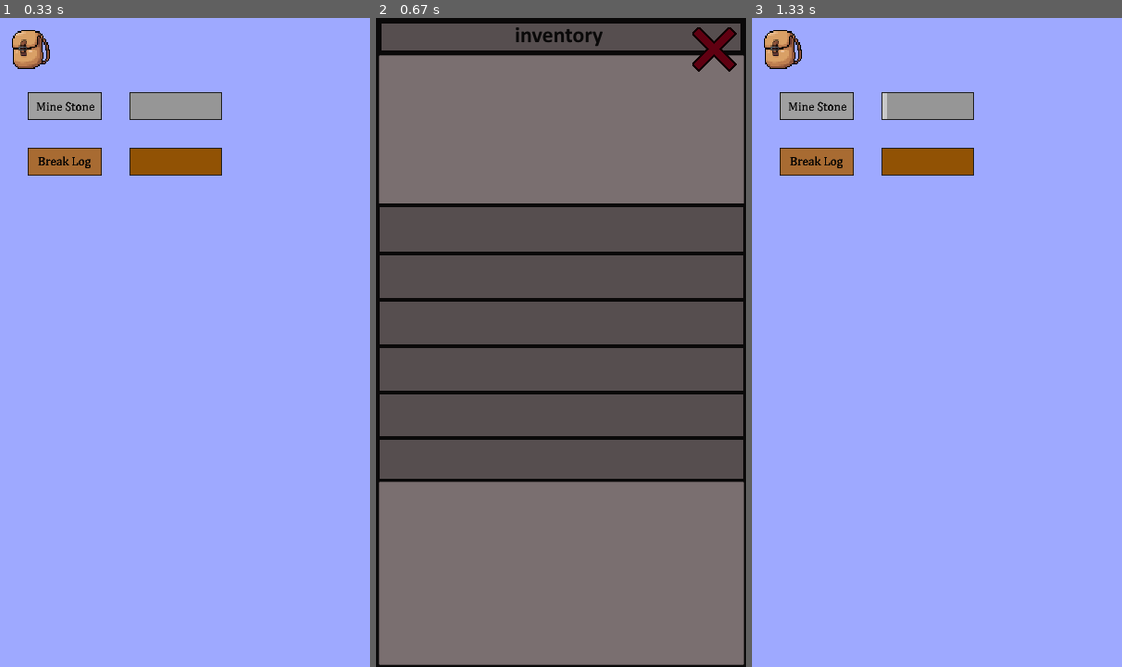
Above: before the commit, frames 1-3 (left to right).
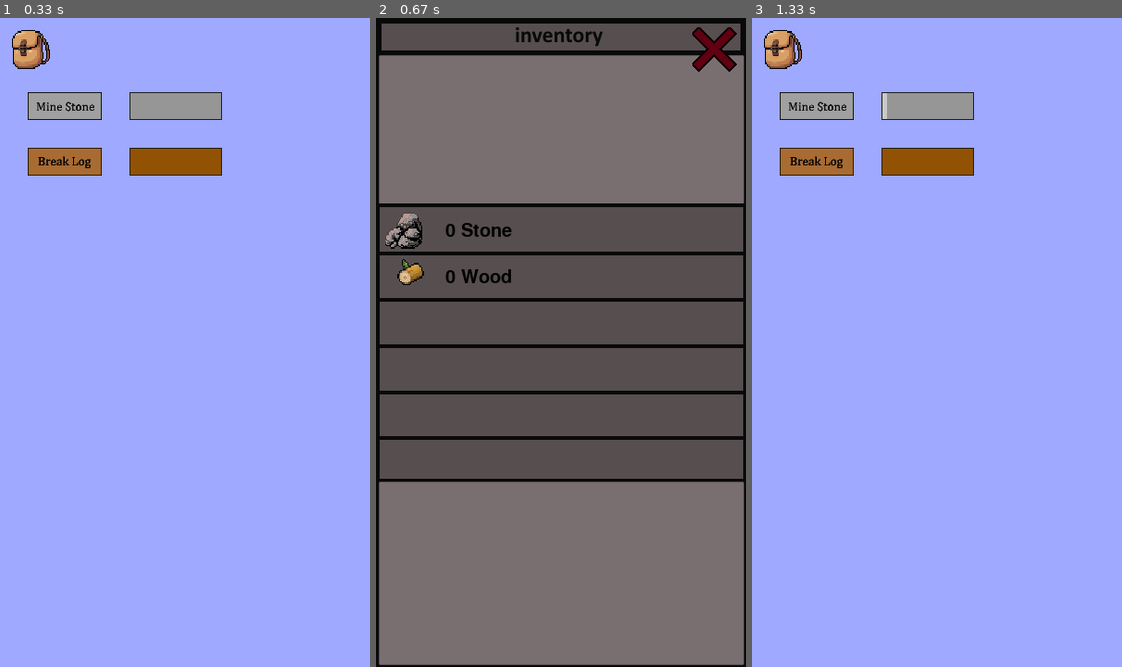
Above: after the commit, the same moments.

Repository: bry-ce/incrementalgame
Game: pygame game, started from clicker.py
Same seed, same stepped clock (60 frames per second), same inputs: the game is played once before the commit and once after it.
Inputs (mouse positions are in pixels of both pictures, inside the frame that each line leads up to):
- Up to frame 1 (0.33 s): no input
- Up to frame 2 (0.67 s): click (405, 50) at 0.4 s
- Up to frame 3 (1.33 s): click (1092, 50) at 0.73 s; click (818, 108) at 1.07 s

Frame 1 is identical in both runs. In frame 2, 0.8% of the frame differs, in the area x 2-37%, y 30-42%; in frame 3, nothing differs.

Commit message:
additions

Diff:
--- a/clicker.py
+++ b/clicker.py
@@ -10,16 +10,21 @@
 clock = pygame.time.Clock()
 
 bars = []
+stone = 0
+wood = 0
 
-score= 0
-font = pygame.font.Font('freesansbold.ttf', 16)
-scoreText = font.render(str(score), True, (0,0,0))
-scoreRect = scoreText.get_rect(topleft = (200 - score//10, 50))
 
+
+font = pygame.font.Font(pygame.font.get_default_font(), 20)
+stoneAmt = font.render(str(stone)+ " Stone", True, (0,0,0))
+stoneAmtRect = pygame.rect.Rect(75, 220, 40, 40)
+
+woodAmt = font.render(str(wood) + " Wood", True, (0,0,0))
+woodAmtRect = pygame.rect.Rect(75, 270, 40, 40)
 #buttons are 80 wide, 30 tall
 
-stoneBar = healthBar(screen, (140, 80), (150,150,150), (200,200,200))
-woodBar = healthBar(screen, (140, 140), (145, 82, 4), (171, 99, 10))
+stoneBar = healthBar(screen, (140, 80), (150,150,150), (200,200,200), stone)
+woodBar = healthBar(screen, (140, 140), (145, 82, 4), (171, 99, 10), wood)
 
 stoneProg = 0
 stoneButton = stoneButtonUp
@@ -28,8 +33,6 @@
 
 woodButton = woodButtonUp
 woodButtonRect = woodButton.get_rect(topleft = (30, 140))
-
-smallFont = pygame.font.Font('freesansbold.ttf', 12)
 
 inventory = False
 
@@ -52,6 +55,12 @@
                     woodButton = woodButtonDown
                 if onClick(backpackRect):
                     inventory = True
+                    stone = stoneBar.resource
+                    stoneAmt = stoneAmt = font.render(str(stone) + " Stone", True, (0,0,0))
+
+                    wood = woodBar.resource
+                    woodAmt = font.render(str(wood) + " Wood", True, (0,0,0))
+
                 if onClick(closeRect):
                     inventory = False
 
@@ -64,8 +73,10 @@
     else:
         screen.blit(inventoryImage, (0,0))
         screen.blit(closeButton, closeRect)
-
-
+        screen.blit(stoneAmt, stoneAmtRect)
+        screen.blit(rockImg, rockRect)
+        screen.blit(logImg, logRect)
+        screen.blit(woodAmt, woodAmtRect)
     woodButton = woodButtonUp
     stoneButton = stoneButtonUp
     pygame.display.flip()
--- a/healthbar.py
+++ b/healthbar.py
@@ -1,7 +1,7 @@
 import pygame, sys, math, random
 
 class healthBar():
-    def __init__(self, screen, pos, bgcolor, barcolor) -> None:
+    def __init__(self, screen, pos, bgcolor, barcolor, resource) -> None:
         self.progress = 0
         self.increasing = False
         self.maxWidth = 100
@@ -10,6 +10,8 @@
         self.barcolor = barcolor
         self.pos = pos
         self.screen = screen
+        self.resource = resource
+
 
         self.image = pygame.Surface((100, 30))
         self.image.fill((50,0,0))
@@ -27,6 +29,7 @@
             else:
                 self.progress = 0
                 self.increasing = False
+                self.resource += 1
 
     def update(self):
         self.cycle()
--- a/imageImports.py
+++ b/imageImports.py
@@ -14,3 +14,9 @@
 
 woodButtonUp = pygame.image.load('images\woodButton.png')
 woodButtonDown = pygame.image.load('images\woodButton_Down.png')
+
+rockImg = pygame.image.load(r'images\rock.png')
+rockRect = rockImg.get_rect(topleft = (10,210))
+
+logImg = pygame.image.load(r"images\log.png")
+logRect = logImg.get_rect(topleft = (7, 245))
Binary file added: images/log.png
Binary file added: images/rock.png
